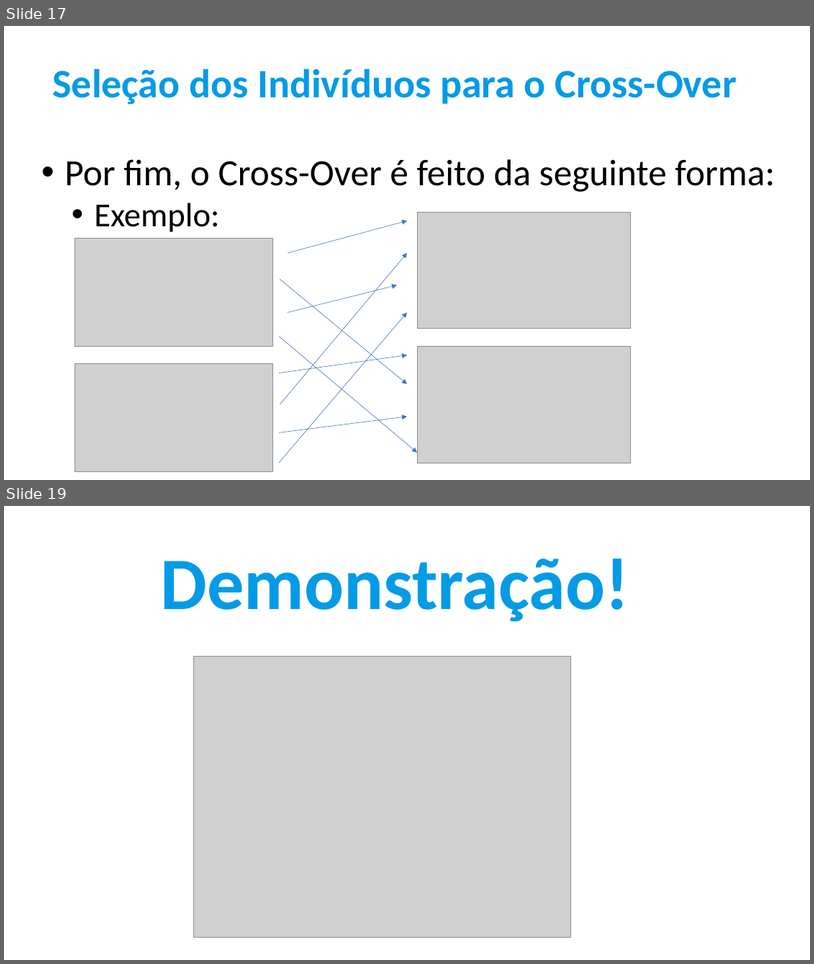
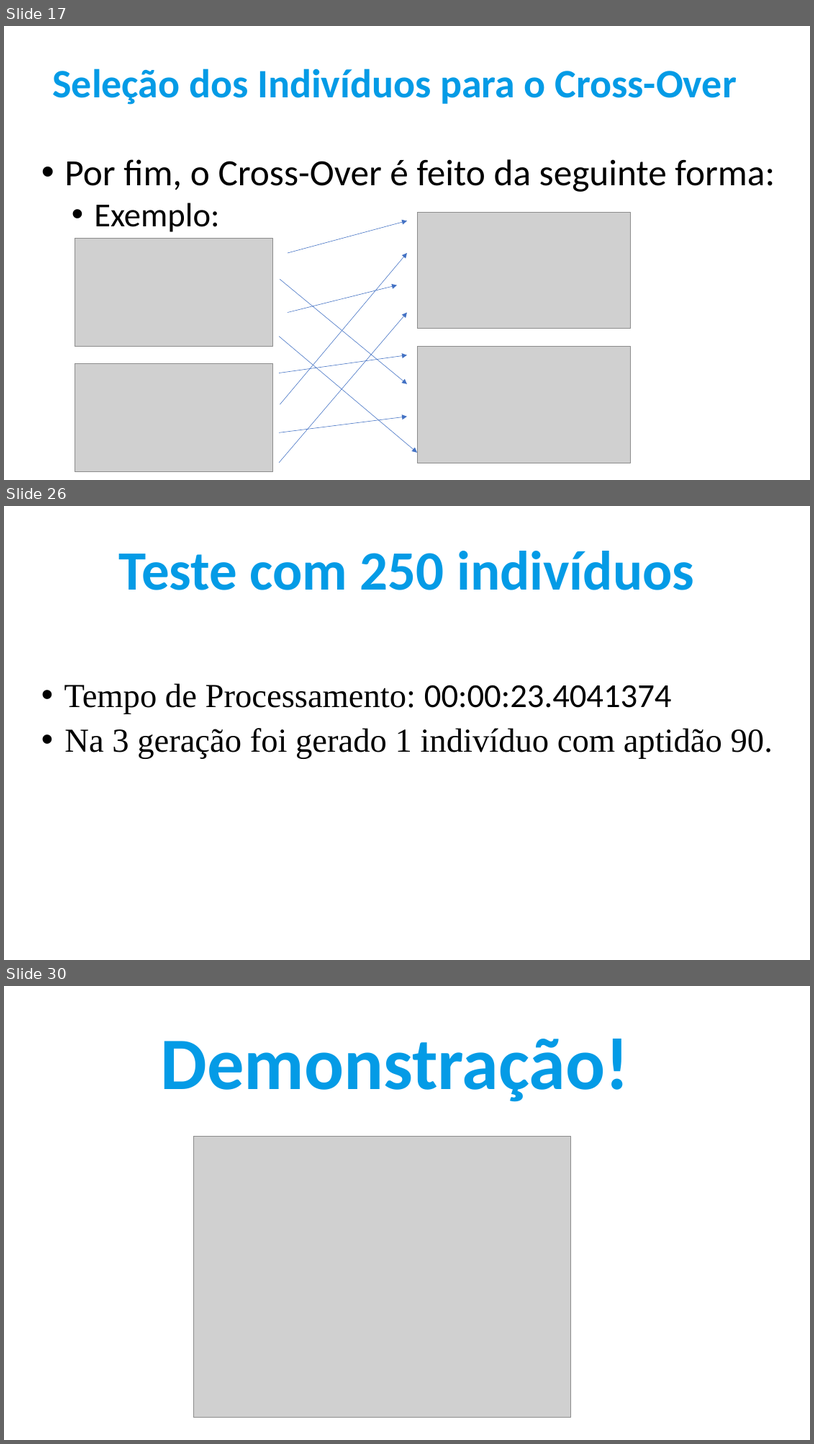
Before and after one commit to IgorSantos1996/GeneticAlgorithms, a slide deck: Apresentação.pptx. Shown one above the other, each under a label of ours: slides 17 and 19 before the commit, slides 17, 26 and 30 after it; the slides between them are not shown. The pictures are 814x964 and 814x1444 pixels, drawn with LibreOffice and Linux fonts; fonts in the diff are those of the drawing; grey boxes stand for pictures. Boxes give left, top, right and bottom in pixels: in the first picture for what was removed or moved away, otherwise in the second. Text is boxed around its words. In the diff, an @@ line names an element or a change of style, - is before the commit and + after.

```diff
--- a/Apresentação.pptx
+++ b/Apresentação.pptx
@@ slide 26 added at (4,506,810,960), background #FFFFFF @@
@@ text added at (119,551,694,590), 66 pt, text #049BE6, bold @@
+Teste com 250 indivíduos
@@ text added at (64,683,773,759), 40 pt, text #000000 @@
+• Tempo de Processamento: 00:00:23.4041374
+• Na 3 geração foi gerado 1 indivíduo com aptidão 90.
@@ what was slide 19 is now slide 30 @@
```
Also in this commit, not shown: 1 slide changed, 11 other slides added.
